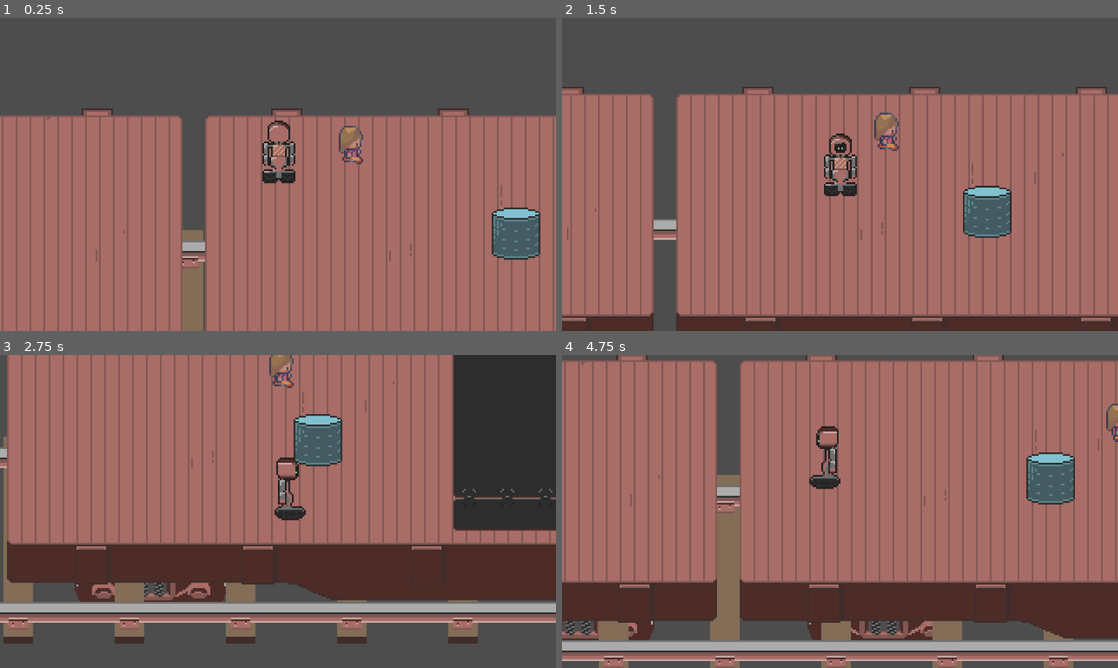
Above: before the commit, frames 1-4 (two rows, left to right).
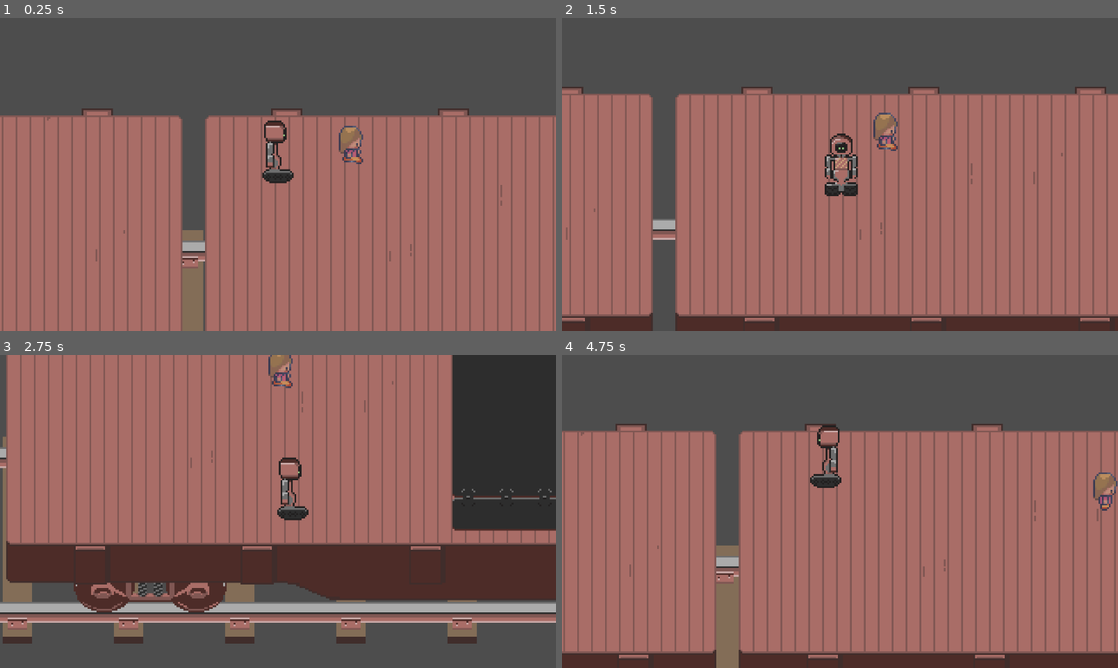
Above: after the commit, the same moments.

Repository: superlou/train-game-3
Game: Godot game, scene res://main.tscn
Same seed, same stepped clock (60 frames per second), same inputs: the game is played once before the commit and once after it. The engine's default icon, where the game draws it, is replaced by a stand-in: a white triangle on a blue panel in a dark square.
Inputs:
- Up to frame 1 (0.25 s): no input
- Up to frame 2 (1.5 s): hold D (move_right) 0.53-1.28 s; tap E (interact) at 0.6, 1.35 s; tap Space (jump) at 0.77 s; hold S (move_down) from 1.28 s (still down)
- Up to frame 3 (2.75 s): tap Space (jump) at 1.52 s; release S (move_down) at 2.03 s; hold D (move_right) from 2.03 s (still down); tap T (spawn_station) at 2.1 s; tap E (interact) at 2.3 s
- Up to frame 4 (4.75 s): release D (move_right) at 2.78 s; hold W (move_up) 2.78-3.53 s; tap Shift (sprint) at 2.85 s; tap Space (jump) at 3.02, 3.77, 4.52 s; tap E (interact) at 3.05, 3.6, 4.35 s; hold A (move_left) from 3.53 s (still down)

The runs differ from the first frame. In frame 1, 2.1% of the frame differs, in the area x 47-98%, y 32-78%; in frame 2, 8.5%; in frame 3, 7.9%; in frame 4, 58%, in the area x 0-100%, y 0-100%.

Commit message:
Kind of picking up barrel

Diff:
--- a/drum.tscn
+++ b/drum.tscn
@@ -10,7 +10,7 @@
 radius = 6.0
 height = 26.0
 
-[node name="Drum" type="RigidBody2D"]
+[node name="Drum" type="RigidBody2D" groups=["grabbable"]]
 y_sort_enabled = true
 position = Vector2(0, -9)
 
--- a/main.gd
+++ b/main.gd
@@ -28,10 +28,12 @@
 
 	if travel_state == TravelType.APPROACHING_STATION:
 		%Train.velocity = min(0.5 * (station.position.x - 200), %Train.velocity)
+		station.freeze_bodies()
 		if %Train.velocity < 1:
 			travel_state = TravelType.AT_STATION
 			%Train.velocity = 0
 			$Train/Flatbed/Ramp.deploy()
+			station.unfreeze_bodies()
 
 	if station:
 		station.position.x -= %Train.velocity * delta
--- a/player.gd
+++ b/player.gd
@@ -6,6 +6,7 @@
 
 var is_jumping:bool = false
 var jump_vec:Vector2 = Vector2.ZERO
+var held_item = null
 
 
 # Called when the node enters the scene tree for the first time.
@@ -22,6 +23,12 @@
 var jump_t = 0
 var original_z = 0
 var jump_v = 2.5
+
+enum Facing {
+	RIGHT, LEFT, DOWN, UP
+}
+
+var facing: Facing
 
 func _physics_process(delta):
 	var v = Input.get_vector("move_left", "move_right", "move_up", "move_down")
@@ -45,21 +52,67 @@
 			enable_low_collisions()
 	else:
 		if v.x > 0:
+			facing = Facing.RIGHT
 			$Sprite.animation = "right"
 			$Sprite.flip_h = false
 		elif v.x < 0:
+			facing = Facing.LEFT
 			$Sprite.animation = "right"
 			$Sprite.flip_h = true
 		elif v.y > 0:
+			facing = Facing.DOWN
 			$Sprite.animation = "down"
 			$Sprite.flip_h = false
 		elif v.y < 0:
+			facing = Facing.UP
 			$Sprite.animation = "up"
 			$Sprite.flip_h = false
 
 		velocity = v * speed
 
 	move_and_slide()
+
+	if Input.is_action_just_pressed("interact"):
+		var interact_area = current_interact_area()
+		var bodies = interact_area.get_overlapping_bodies()
+		for body in bodies:
+			if body.name == "Player":
+				continue
+
+			interact_with(body)
+			break
+
+	if held_item:
+		held_item.position = current_hold_marker().position
+
+func interact_with(item):
+	if item.is_in_group("grabbable"):
+		pick_up(item)
+
+
+func pick_up(item):
+	held_item = item
+	item.get_parent().remove_child(item)
+	item.position = Vector2.ZERO
+	add_child(item)
+
+
+func current_interact_area():
+	return {
+		Facing.RIGHT: $InteractRight,
+		Facing.LEFT: $InteractLeft,
+		Facing.UP: $InteractUp,
+		Facing.DOWN: $InteractDown,
+	}[facing]
+
+
+func current_hold_marker():
+	return {
+		Facing.RIGHT: $HoldMarkers/HoldRight,
+		Facing.LEFT: $HoldMarkers/HoldLeft,
+		Facing.UP: $HoldMarkers/HoldUp,
+		Facing.DOWN: $HoldMarkers/HoldDown,
+	}[facing]
 
 
 func enable_low_collisions():
--- a/player.tscn
+++ b/player.tscn
@@ -43,7 +43,16 @@
 }]
 
 [sub_resource type="RectangleShape2D" id="RectangleShape2D_1g0pm"]
-size = Vector2(20, 9)
+size = Vector2(19, 9)
+
+[sub_resource type="RectangleShape2D" id="RectangleShape2D_01sxn"]
+size = Vector2(20, 21)
+
+[sub_resource type="RectangleShape2D" id="RectangleShape2D_quwv2"]
+size = Vector2(20, 24)
+
+[sub_resource type="RectangleShape2D" id="RectangleShape2D_3moc3"]
+size = Vector2(19, 33.125)
 
 [node name="Player" type="CharacterBody2D"]
 y_sort_enabled = true
@@ -54,9 +63,9 @@
 
 [node name="Sprite" type="AnimatedSprite2D" parent="."]
 y_sort_enabled = true
-position = Vector2(-1, -9)
+position = Vector2(0, -9)
 sprite_frames = SubResource("SpriteFrames_usufq")
-animation = &"up"
+animation = &"right"
 
 [node name="Camera2D" type="Camera2D" parent="."]
 position = Vector2(0, 5)
@@ -65,5 +74,43 @@
 position_smoothing_speed = 10.0
 
 [node name="CollisionShape2D" type="CollisionShape2D" parent="."]
-position = Vector2(0, 5.5)
+position = Vector2(0, 5)
 shape = SubResource("RectangleShape2D_1g0pm")
+
+[node name="InteractDown" type="Area2D" parent="."]
+
+[node name="CollisionShape2D" type="CollisionShape2D" parent="InteractDown"]
+position = Vector2(0, 20)
+shape = SubResource("RectangleShape2D_01sxn")
+
+[node name="InteractRight" type="Area2D" parent="."]
+
+[node name="CollisionShape2D" type="CollisionShape2D" parent="InteractRight"]
+position = Vector2(20, -2)
+shape = SubResource("RectangleShape2D_quwv2")
+
+[node name="InteractLeft" type="Area2D" parent="."]
+
+[node name="CollisionShape2D" type="CollisionShape2D" parent="InteractLeft"]
+position = Vector2(-19, -2)
+shape = SubResource("RectangleShape2D_quwv2")
+
+[node name="InteractUp" type="Area2D" parent="."]
+
+[node name="CollisionShape2D" type="CollisionShape2D" parent="InteractUp"]
+position = Vector2(0.5, -15.5625)
+shape = SubResource("RectangleShape2D_3moc3")
+
+[node name="HoldMarkers" type="Node" parent="."]
+
+[node name="HoldDown" type="Marker2D" parent="HoldMarkers"]
+position = Vector2(1, 13)
+
+[node name="HoldRight" type="Marker2D" parent="HoldMarkers"]
+position = Vector2(18, -10)
+
+[node name="HoldLeft" type="Marker2D" parent="HoldMarkers"]
+position = Vector2(-20, -11)
+
+[node name="HoldUp" type="Marker2D" parent="HoldMarkers"]
+position = Vector2(0, -17)
--- /dev/null
+++ b/station.gd
@@ -0,0 +1,36 @@
+extends Node2D
+
+
+# Called when the node enters the scene tree for the first time.
+func _ready():
+	pass # Replace with function body.
+
+
+# Called every frame. 'delta' is the elapsed time since the previous frame.
+func _process(delta):
+	pass
+
+
+func freeze_bodies():
+	for child in get_all_children(self):
+		if child is RigidBody2D:
+			child.freeze = true
+
+
+func unfreeze_bodies():
+	for child in get_all_children(self):
+		if child is RigidBody2D:
+			child.freeze = false
+
+
+func get_all_children(node) -> Array:
+	var nodes : Array = []
+
+	for N in node.get_children():
+		if N.get_child_count() > 0:
+			nodes.append(N)
+			nodes.append_array(get_all_children(N))
+		else:
+			nodes.append(N)
+
+	return nodes
--- a/station.tscn
+++ b/station.tscn
@@ -1,9 +1,15 @@
-[gd_scene load_steps=2 format=3 uid="uid://cjl8ho1215tla"]
+[gd_scene load_steps=4 format=3 uid="uid://cjl8ho1215tla"]
 
 [ext_resource type="Texture2D" uid="uid://c07oo1pq241k2" path="res://icon.svg" id="1_mr7v3"]
+[ext_resource type="Script" path="res://station.gd" id="1_vb84l"]
+[ext_resource type="PackedScene" uid="uid://bk47ml0jysec7" path="res://drum.tscn" id="2_ibp8l"]
 
 [node name="Station" type="Node2D"]
+script = ExtResource("1_vb84l")
 
 [node name="Icon" type="Sprite2D" parent="."]
 position = Vector2(1, -2)
 texture = ExtResource("1_mr7v3")
+
+[node name="Drum" parent="." instance=ExtResource("2_ibp8l")]
+z_index = 1
--- a/train.tscn
+++ b/train.tscn
@@ -1,11 +1,10 @@
-[gd_scene load_steps=10 format=3 uid="uid://cbtj4xyb73lu5"]
+[gd_scene load_steps=9 format=3 uid="uid://cbtj4xyb73lu5"]
 
 [ext_resource type="Script" path="res://train.gd" id="1_hyvyr"]
 [ext_resource type="PackedScene" uid="uid://bjpairq1jm40" path="res://flatbed.tscn" id="1_jx6i6"]
 [ext_resource type="Texture2D" uid="uid://c3ecyosp057ah" path="res://assets/track.png" id="1_mjoa8"]
 [ext_resource type="PackedScene" uid="uid://bgog2gx5xn6bx" path="res://control_crate.tscn" id="2_jdqg1"]
 [ext_resource type="PackedScene" uid="uid://c4fdy1ms2aya8" path="res://ramp.tscn" id="5_lrgh5"]
-[ext_resource type="PackedScene" uid="uid://bk47ml0jysec7" path="res://drum.tscn" id="6_1k6ln"]
 
 [sub_resource type="TileSetAtlasSource" id="TileSetAtlasSource_e77y4"]
 texture = ExtResource("1_mjoa8")
@@ -31,6 +30,7 @@
 script = ExtResource("1_hyvyr")
 
 [node name="Track" type="TileMap" parent="."]
+z_index = -1
 tile_set = SubResource("TileSet_uoh5q")
 format = 2
 layer_0/tile_data = PackedInt32Array(327679, 0, 1, 393215, 0, 2, 327680, 65536, 2, 262145, 0, 1, 327681, 0, 2, 327682,  …(2217 unchanged characters)…
@@ -46,10 +46,6 @@
 z_index = 1
 position = Vector2(446, -22)
 
-[node name="Drum" parent="Flatbed" instance=ExtResource("6_1k6ln")]
-z_index = 1
-position = Vector2(179, 68)
-
 [node name="Flatbed2" parent="." instance=ExtResource("1_jx6i6")]
 position = Vector2(-685, 5)
 
Binary file changed: assets/robot.png
Not shown: 1 places in player.tscn that only renumber resources
Not shown, changed: README.md
Not shown, changed: assets/robot.pxo
